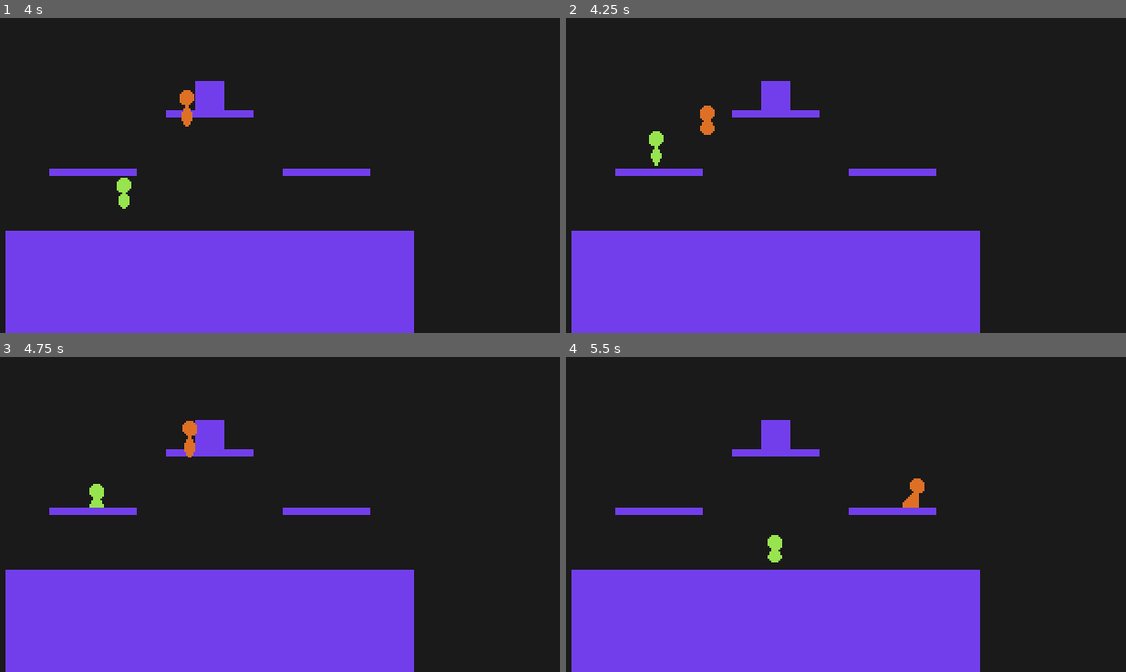
Above: before the commit, frames 1-4 (two rows, left to right).
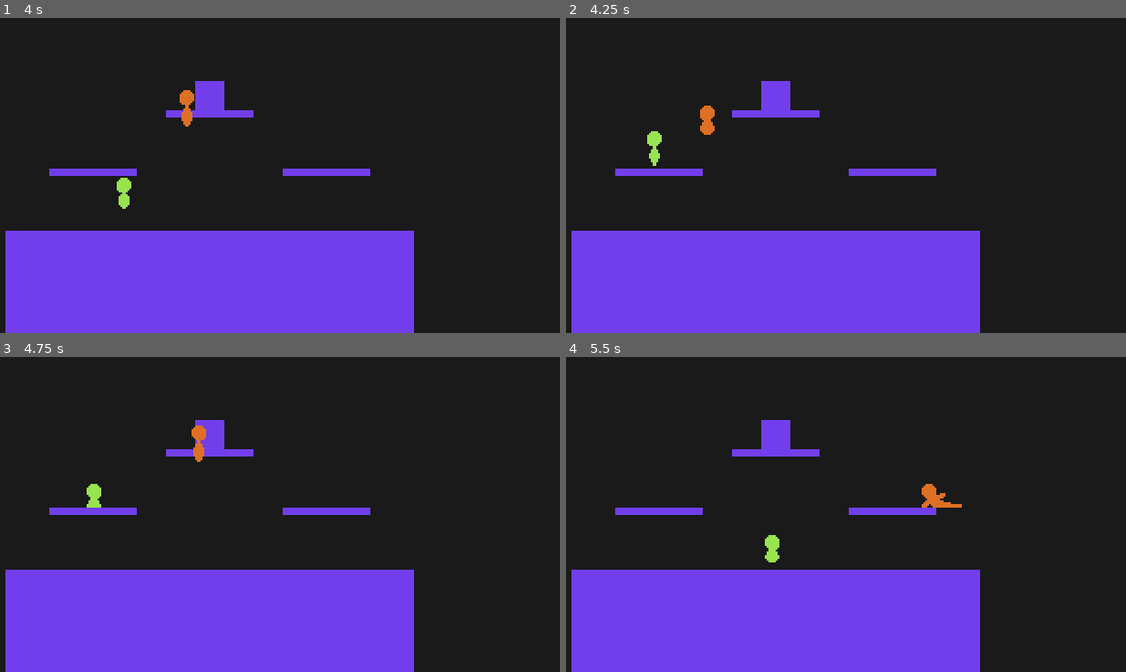
Above: after the commit, the same moments.

Repository: youssefevan/platform-fighter
Game: Godot game, scene res://World.tscn
Two runs of this game, one before a commit and one after it. Both use one fixed random seed, a clock stepped at 60 frames per second and the inputs below.
Inputs:
- Up to frame 1 (4 s): hold Right (right) 0.53-2.03 s; tap X (attack) at 0.6, 2.3, 2.85 s; tap Z (jump) at 0.77, 1.07, 1.52, 1.55, 1.82, 2.1, 3.02, 3.32, 3.77, 3.8 s; tap C (special) at 0.8, 1.35, 3.05, 3.6 s; hold Left (left) from 2.03 s (still down)
- Up to frame 2 (4.25 s): keep holding Left (left); tap Z (jump) at 4.07 s
- Up to frame 3 (4.75 s): release Left (left) at 4.28 s; hold Right (right) from 4.28 s (still down); tap X (attack) at 4.35 s; tap Z (jump) at 4.52 s
- Up to frame 4 (5.5 s): keep holding Right (right); tap Z (jump) at 4.82 s; tap C (special) at 5.1 s

Frame 1 is identical in both runs. In frame 2, less than 0.1% of the frame differs, in the area x 14-18%, y 35-47%; in frame 3, 0.4%; in frame 4, 0.5%, in the area x 35-71%, y 38-66%.

Commit message:
Special attack anims for Red
- Special up
- Special down
- Fixed attack inputs on the frame of a state change

Diff:
--- a/PlatformFighter/Scenes/Characters/Red.tscn
+++ b/PlatformFighter/Scenes/Characters/Red.tscn
@@ -9,8 +9,8 @@
 height = 2.0
 
 [sub_resource type="CapsuleShape2D" id=19]
-radius = 5.0
-height = 10.0
+radius = 7.0
+height = 2.0
 
 [sub_resource type="Animation" id=13]
 resource_name = "AerialDown"
@@ -344,19 +344,19 @@
 
 [sub_resource type="Animation" id=14]
 resource_name = "AerialUp"
-length = 0.666667
-step = 0.0166667
-tracks/0/type = "value"
-tracks/0/path = NodePath("Sprite:region_rect")
-tracks/0/interp = 1
-tracks/0/loop_wrap = true
-tracks/0/imported = false
-tracks/0/enabled = true
-tracks/0/keys = {
-"times": PoolRealArray( 0 ),
-"transitions": PoolRealArray( 1 ),
-"update": 0,
-"values": [ Rect2( 128, 128, 32, 32 ) ]
+length = 0.400001
+step = 0.0166667
+tracks/0/type = "value"
+tracks/0/path = NodePath("Sprite:region_rect")
+tracks/0/interp = 1
+tracks/0/loop_wrap = true
+tracks/0/imported = false
+tracks/0/enabled = true
+tracks/0/keys = {
+"times": PoolRealArray( 0, 0.133333, 0.233333 ),
+"transitions": PoolRealArray( 1, 1, 1 ),
+"update": 1,
+"values": [ Rect2( 96, 128, 32, 64 ), Rect2( 128, 128, 32, 64 ), Rect2( 160, 128, 32, 64 ) ]
 }
 
 [sub_resource type="Animation" id=1]
@@ -424,19 +424,19 @@
 
 [sub_resource type="Animation" id=9]
 resource_name = "GroundNeutral"
-length = 0.666667
-step = 0.0166667
-tracks/0/type = "value"
-tracks/0/path = NodePath("Sprite:region_rect")
-tracks/0/interp = 1
-tracks/0/loop_wrap = true
-tracks/0/imported = false
-tracks/0/enabled = true
-tracks/0/keys = {
-"times": PoolRealArray( 0 ),
-"transitions": PoolRealArray( 1 ),
-"update": 0,
-"values": [ Rect2( 0, 32, 32, 32 ) ]
+length = 0.2
+step = 0.0166667
+tracks/0/type = "value"
+tracks/0/path = NodePath("Sprite:region_rect")
+tracks/0/interp = 1
+tracks/0/loop_wrap = true
+tracks/0/imported = false
+tracks/0/enabled = true
+tracks/0/keys = {
+"times": PoolRealArray( 0, 0.0333333, 0.1 ),
+"transitions": PoolRealArray( 1, 1, 1 ),
+"update": 1,
+"values": [ Rect2( 32, 32, 32, 32 ), Rect2( 0, 32, 32, 32 ), Rect2( 32, 32, 32, 32 ) ]
 }
 
 [sub_resource type="Animation" id=12]
@@ -614,6 +614,40 @@
 "transitions": PoolRealArray( 1 ),
 "update": 0,
 "values": [ Rect2( 32, 0, 32, 32 ) ]
+}
+
+[sub_resource type="Animation" id=23]
+resource_name = "SpecialDown"
+length = 0.666667
+step = 0.0166667
+tracks/0/type = "value"
+tracks/0/path = NodePath("Sprite:region_rect")
+tracks/0/interp = 1
+tracks/0/loop_wrap = true
+tracks/0/imported = false
+tracks/0/enabled = true
+tracks/0/keys = {
+"times": PoolRealArray( 0 ),
+"transitions": PoolRealArray( 1 ),
+"update": 0,
+"values": [ Rect2( 0, 160, 32, 32 ) ]
+}
+
+[sub_resource type="Animation" id=22]
+resource_name = "SpecialUp"
+length = 0.666667
+step = 0.0166667
+tracks/0/type = "value"
+tracks/0/path = NodePath("Sprite:region_rect")
+tracks/0/interp = 1
+tracks/0/loop_wrap = true
+tracks/0/imported = false
+tracks/0/enabled = true
+tracks/0/keys = {
+"times": PoolRealArray( 0 ),
+"transitions": PoolRealArray( 1 ),
+"update": 0,
+"values": [ Rect2( 32, 160, 32, 32 ) ]
 }
 
 [node name="Red" instance=ExtResource( 1 )]
@@ -625,6 +659,8 @@
 aerial_up_node = NodePath("StateManager/AerialUp")
 aerial_side_node = NodePath("StateManager/AerialSide")
 aerial_down_node = NodePath("StateManager/AerialDown")
+special_up_node = NodePath("StateManager/SpecialUp")
+special_down_node = NodePath("StateManager/SpecialDown")
 gravity = 850.0
 fullhop_height = 250.0
 air_jump_height = 250.0
@@ -638,12 +674,12 @@
 hframes = 1
 vframes = 1
 region_enabled = true
-region_rect = Rect2( 96, 96, 32, 32 )
+region_rect = Rect2( 0, 160, 32, 32 )
 
 [node name="Hitbox" parent="." index="2"]
-damage = 11.0
-kb_power = 170.0
-kb_angle = -45.0
+damage = 2.0
+kb_power = 30.0
+kb_angle = -50.0
 
 [node name="Bounds" parent="Hitbox" index="0"]
 position = Vector2( 2, 8 )
@@ -668,17 +704,16 @@
 anims/Land = SubResource( 7 )
 anims/RESET = SubResource( 20 )
 anims/Run = SubResource( 8 )
+anims/SpecialDown = SubResource( 23 )
+anims/SpecialUp = SubResource( 22 )
 
 [node name="GroundNeutral" type="Node" parent="StateManager" index="9"]
 script = ExtResource( 3 )
 animation_name = "GroundNeutral"
-jump_cancellable = true
-
-[node name="AerialNeutral" type="Node" parent="StateManager" index="10"]
-script = ExtResource( 3 )
-animation_name = "AerialNeutral"
-attack_type = 1
-landing_lag = 8
+
+[node name="GroundUp" type="Node" parent="StateManager" index="10"]
+script = ExtResource( 3 )
+animation_name = "GroundUp"
 
 [node name="GroundSide" type="Node" parent="StateManager" index="11"]
 script = ExtResource( 3 )
@@ -688,19 +723,37 @@
 x_frames = 1
 x_starting_frame = 1
 
-[node name="AerialSide" type="Node" parent="StateManager" index="12"]
+[node name="GroundDown" type="Node" parent="StateManager" index="12"]
+script = ExtResource( 3 )
+animation_name = "GroundDown"
+
+[node name="AerialNeutral" type="Node" parent="StateManager" index="13"]
+script = ExtResource( 3 )
+animation_name = "AerialNeutral"
+attack_type = 1
+landing_lag = 8
+
+[node name="AerialUp" type="Node" parent="StateManager" index="14"]
+script = ExtResource( 3 )
+animation_name = "AerialUp"
+attack_type = 1
+landing_lag = 10
+
+[node name="AerialSide" type="Node" parent="StateManager" index="15"]
 script = ExtResource( 3 )
 animation_name = "AerialSide"
 attack_type = 1
 landing_lag = 6
 
-[node name="GroundUp" type="Node" parent="StateManager" index="13"]
-script = ExtResource( 3 )
-animation_name = "GroundUp"
-
-[node name="AerialUp" type="Node" parent="StateManager" index="14"]
-script = ExtResource( 3 )
-animation_name = "AerialUp"
+[node name="AerialDown" type="Node" parent="StateManager" index="16"]
+script = ExtResource( 3 )
+animation_name = "AerialDown"
+attack_type = 1
+landing_lag = 7
+
+[node name="SpecialUp" type="Node" parent="StateManager" index="17"]
+script = ExtResource( 3 )
+animation_name = "SpecialUp"
 attack_type = 2
 landing_lag = 17
 modify_velocity_x = 2
@@ -712,15 +765,15 @@
 y_starting_frame = 1
 freefall = true
 
-[node name="GroundDown" type="Node" parent="StateManager" index="15"]
-script = ExtResource( 3 )
-animation_name = "GroundDown"
-
-[node name="AerialDown" type="Node" parent="StateManager" index="16"]
-script = ExtResource( 3 )
-animation_name = "AerialDown"
-attack_type = 1
-landing_lag = 7
+[node name="SpecialDown" type="Node" parent="StateManager" index="18"]
+script = ExtResource( 3 )
+animation_name = "SpecialDown"
+attack_type = 2
+jump_cancellable = true
+modify_velocity_x = 1
+modify_velocity_y = 1
+x_frames = 12
+y_frames = 12
 
 [connection signal="disable_hitbox" from="StateManager/AerialNeutral" to="." method="_on_AerialNeutral_disable_hitbox"]
 [connection signal="disable_hitbox" from="StateManager/AerialSide" to="." method="_on_AerialSide_disable_hitbox"]
--- a/PlatformFighter/Scripts/CharacterBase/States/air_jump.gd
+++ b/PlatformFighter/Scripts/CharacterBase/States/air_jump.gd
@@ -1,6 +1,8 @@
 extends BaseState
 
 var enter_x_input
+var enter_attack
+var enter_special
 
 func enter():
 	.enter()
@@ -18,6 +20,12 @@
 	char_base.air_jumps_remaining -= 1
 	char_base.velocity.y = 0
 	char_base.velocity.y -= char_base.air_jump_height
+
+	# entering inputs
+	if Input.is_action_just_pressed("attack") == true:
+		enter_attack = true
+	if Input.is_action_just_pressed("special") == true:
+		enter_special = true
 
 func physics_process(delta):
 	move(delta)
@@ -38,6 +46,13 @@
 	if char_base.is_on_floor() == true:
 		return char_base.land
 
+	# Attacking
+	if enter_attack == true:
+		return char_base.get_attack(0)
+
+	if enter_special == true:
+		return char_base.get_attack(1)
+
 	if Input.is_action_just_pressed("attack"):
 		return char_base.get_attack(0)
 
--- a/PlatformFighter/Scripts/CharacterBase/States/fall.gd
+++ b/PlatformFighter/Scripts/CharacterBase/States/fall.gd
@@ -7,6 +7,7 @@
 func enter():
 	.enter()
 
+	# entering inputs
 	if Input.is_action_just_pressed("jump") == true:
 		if char_base.air_jumps_remaining != 0:
 			enter_air_jump = true
@@ -19,15 +20,6 @@
 	move(delta)
 	#char_base.can_attack = true
 	fastfalling_check()
-
-	if enter_air_jump == true:
-		return char_base.air_jump
-
-	if enter_attack == true:
-		return char_base.get_attack(0)
-
-	if enter_special == true:
-		return char_base.get_attack(1)
 
 	if char_base.velocity.y < 0:
 		char_base.velocity.y += char_base.gravity * delta
@@ -55,6 +47,16 @@
 	if Input.is_action_just_pressed("jump") and char_base.air_jumps_remaining != 0:
 		return char_base.air_jump
 
+	if enter_air_jump == true:
+		return char_base.air_jump
+
+	# Attacking
+	if enter_attack == true:
+		return char_base.get_attack(0)
+
+	if enter_special == true:
+		return char_base.get_attack(1)
+
 	if Input.is_action_just_pressed("attack"):
 		return char_base.get_attack(0)
 
--- a/PlatformFighter/Scripts/CharacterBase/States/idle.gd
+++ b/PlatformFighter/Scripts/CharacterBase/States/idle.gd
@@ -3,17 +3,21 @@
 var enter_x_input
 var enter_jump
 var enter_attack
+var enter_special
 
 func enter():
 	.enter()
 	#char_base.can_attack = true
 	enter_x_input = Input.get_action_strength("right") - Input.get_action_strength("left")
 	#print(enter_x_input)
+
+	# entering inputs
 	if Input.is_action_just_pressed("jump") == true:
 		enter_jump = true
-
 	if Input.is_action_just_pressed("attack") == true:
 		enter_attack = true
+	if Input.is_action_just_pressed("special") == true:
+		enter_special = true
 
 func physics_process(delta):
 	var x_input = Input.get_action_strength("right") - Input.get_action_strength("left")
@@ -22,14 +26,6 @@
 
 	char_base.velocity.y = 1 # keep in contact with ground
 	char_base.velocity = char_base.move_and_slide(char_base.velocity, Vector2.UP)
-
-
-
-	if enter_jump == true:
-		return char_base.jumpsquat
-
-	if enter_jump == true:
-		return char_base.get_attack()
 
 	if x_input < 0:
 		char_base.sprite.flip_h = true
@@ -46,6 +42,16 @@
 	if x_input != 0:
 		return char_base.run
 
+	if enter_jump == true:
+		return char_base.jumpsquat
+
+	# Attacking
+	if enter_attack == true:
+		return char_base.get_attack(0)
+
+	if enter_special == true:
+		return char_base.get_attack(1)
+
 	if Input.is_action_just_pressed("attack"):
 		return char_base.get_attack(0)
 
--- a/PlatformFighter/Scripts/CharacterBase/States/jump.gd
+++ b/PlatformFighter/Scripts/CharacterBase/States/jump.gd
@@ -1,9 +1,18 @@
 extends BaseState
+
+var enter_attack
+var enter_special
 
 func enter():
 	.enter()
 	#char_base.can_attack = true
 	char_base.velocity.y -= char_base.jump_height
+
+	# entering inputs
+	if Input.is_action_just_pressed("attack") == true:
+		enter_attack = true
+	if Input.is_action_just_pressed("special") == true:
+		enter_special = true
 
 func physics_process(delta):
 	move(delta)
@@ -24,6 +33,13 @@
 	if char_base.is_on_floor() == true:
 		return char_base.land
 
+	# Attacking
+	if enter_attack == true:
+		return char_base.get_attack(0)
+
+	if enter_special == true:
+		return char_base.get_attack(1)
+
 	if Input.is_action_just_pressed("attack"):
 		return char_base.get_attack(0)
 
--- a/PlatformFighter/Scripts/CharacterBase/States/run.gd
+++ b/PlatformFighter/Scripts/CharacterBase/States/run.gd
@@ -1,10 +1,20 @@
 extends BaseState
 
 var x_input = 0
+var enter_jump
+var enter_attack
+var enter_special
 
 func enter():
 	.enter()
-	#char_base.can_attack = true
+
+	# entering inputs
+	if Input.is_action_just_pressed("jump") == true:
+		enter_jump = true
+	if Input.is_action_just_pressed("attack") == true:
+		enter_attack = true
+	if Input.is_action_just_pressed("special") == true:
+		enter_special = true
 
 func physics_process(delta):
 	move(delta)
@@ -30,6 +40,15 @@
 	if char_base.is_on_floor() == false:
 		return char_base.fall
 
+	if enter_jump == true:
+		return char_base.jumpsquat
+
+	if enter_attack == true:
+		return char_base.get_attack(0)
+
+	if enter_special == true:
+		return char_base.get_attack(1)
+
 	if Input.is_action_just_pressed("attack"):
 		return char_base.get_attack(0)
 
--- a/PlatformFighter/Scripts/CharacterBase/base_attack.gd
+++ b/PlatformFighter/Scripts/CharacterBase/base_attack.gd
@@ -171,7 +171,7 @@
 			char_base.velocity.y = char_base.fall_speed
 
 func fastfalling_check():
-	if Input.is_action_just_pressed("down"):
+	if Input.is_action_just_pressed("down") and frame > y_frames:
 		char_base.fastfalling = true
 
 func exit():
Not shown: 1 places in PlatformFighter/Scenes/Characters/Red.tscn that only renumber resources
Binary file changed: PlatformFighter/Sprites/Characters/red.png
